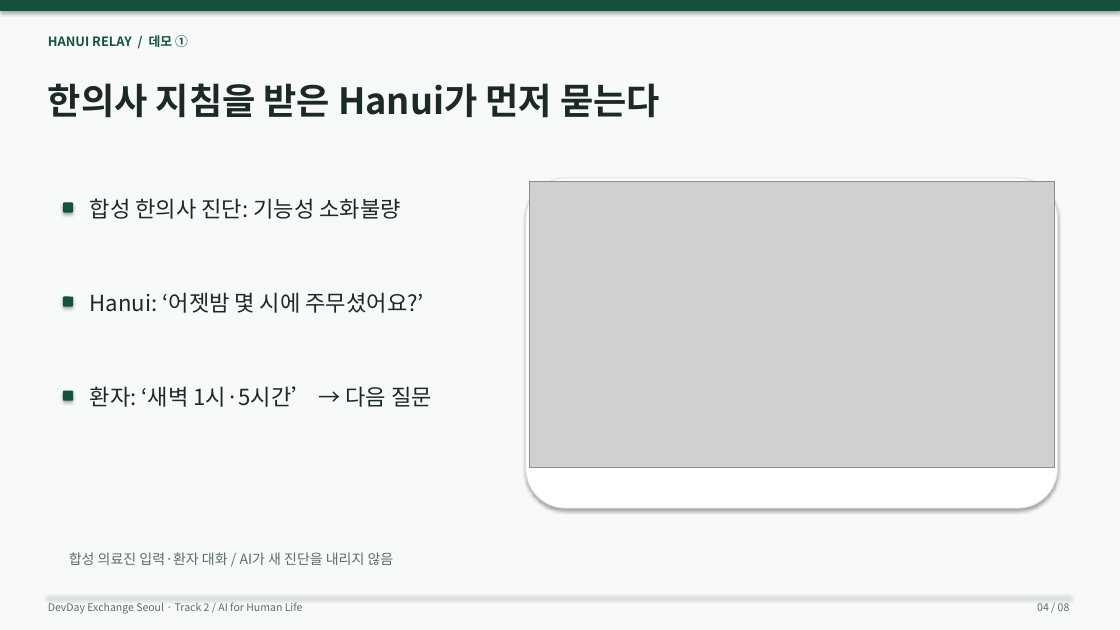
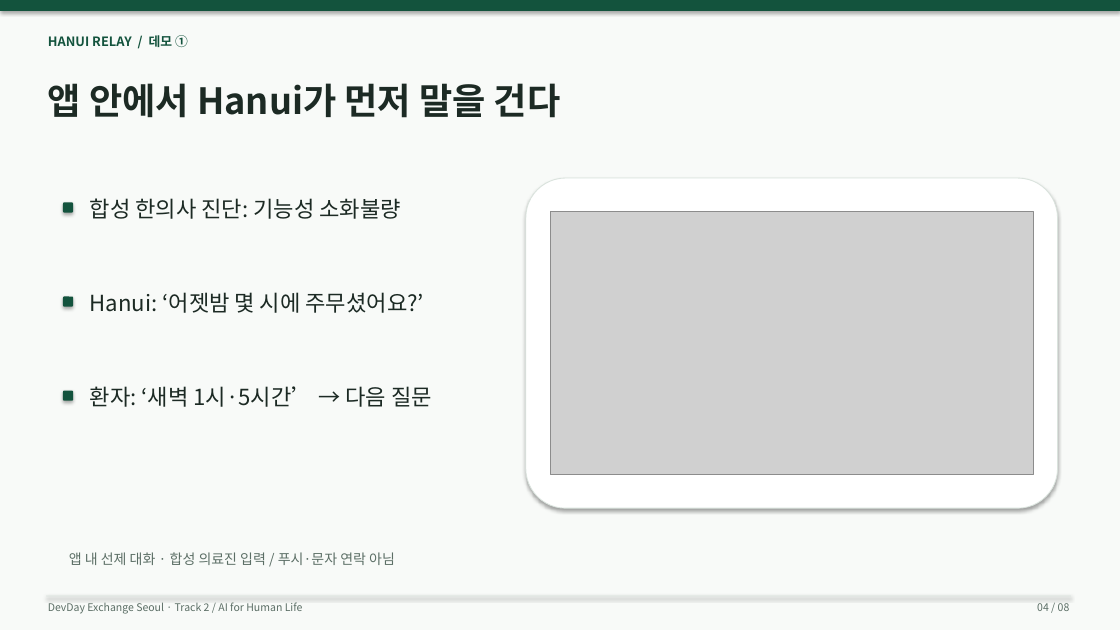
Before and after one commit to wlsalswo14/devday-hanui-relay, a slide deck: slide 4 of presentations/Hanui-Relay-4min.pptx. Drawn at 1120x630 pixels with LibreOffice and Linux fonts; fonts in the diff are those of the drawing; grey boxes stand for pictures. Boxes give left, top, right and bottom in pixels: in the first picture for what was removed or moved away, otherwise in the second. Text is boxed around its words. In the diff, an @@ line names an element or a change of style, - is before the commit and + after.

```diff
--- a/presentations/Hanui-Relay-4min.pptx
+++ b/presentations/Hanui-Relay-4min.pptx
@@ text at (x1=48, y1=83, x2=561, y2=118): text changed @@
-한의사 지침을 받은 Hanui가 먼저 묻는다
+앱 안에서 Hanui가 먼저 말을 건다
@@ picture resized from (x1=529, y1=181, x2=1054, y2=467) to (x1=550, y1=212, x2=1033, y2=475) @@
@@ text at (x1=69, y1=552, x2=395, y2=565): text changed @@
-합성 의료진 입력·환자 대화 / AI가 새 진단을 내리지 않음
+앱 내 선제 대화 · 합성 의료진 입력 / 푸시·문자 연락 아님
```
Also in this commit, not shown: 6 other slides changed, 15 other files.
